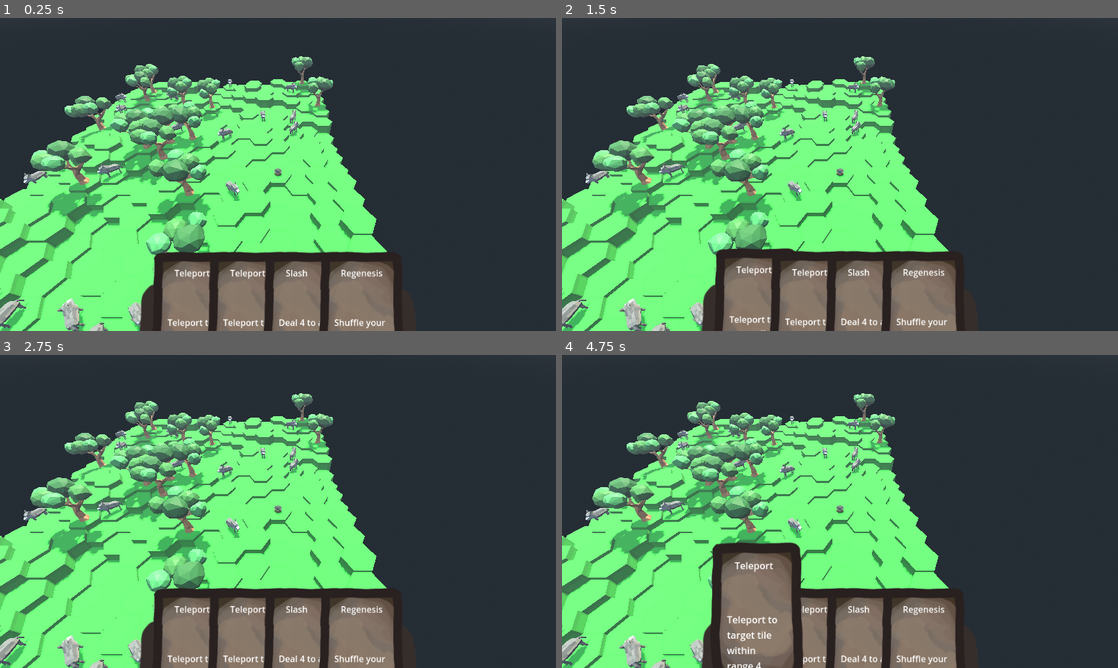
Above: before the commit, frames 1-4 (two rows, left to right).
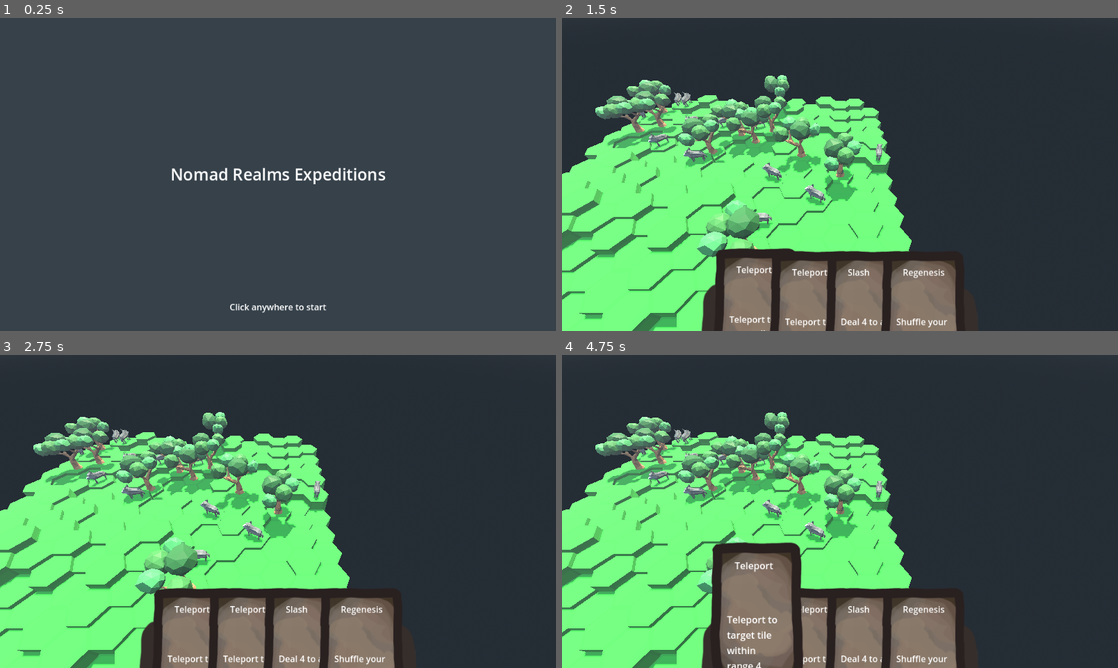
Above: after the commit, the same moments.

Repository: Boyquotes/nomad-realms-expeditions
Game: Godot game, scene res://Scenes/UI/main_menu.tscn
Same seed, same stepped clock (60 frames per second), same inputs: the game is played once before the commit and once after it. Before the commit the project starts from res://NREGameContext.tscn.
Inputs (mouse positions are in pixels of both pictures, inside the frame that each line leads up to):
- Up to frame 1 (0.25 s): no input
- Up to frame 2 (1.5 s): tap Enter at 0.5 s; drag from (840, 136) to (756, 315) at 0.52 s; drag from (728, 190) to (840, 136) at 1.27 s
- Up to frame 3 (2.75 s): tap Space at 2 s; move the mouse to (333, 442) at 2.02 s; click (333, 442) at 2.1 s
- Up to frame 4 (4.75 s): tap Enter at 2.75, 4.25 s; drag from (812, 574) to (840, 489) at 2.77 s; tap Space at 3.5 s; move the mouse to (1006, 558) at 3.52 s; click (1006, 558) at 3.6 s; drag from (673, 464) to (756, 652) at 4.27 s

The runs differ from the first frame. In frame 1, 48% of the frame differs, in the area x 0-75%, y 12-100%; in frame 2, 22%; in frame 3, 22%; in frame 4, 20%.

Commit message:
Make main menu transition to game

Diff:
--- a/Scenes/UI/main_menu.gd
+++ b/Scenes/UI/main_menu.gd
@@ -1,8 +1,12 @@
 extends Control
+
+@export var game_scene: PackedScene
+
+@onready var click_to_start_label: Label = $ClickToStartLabel
 
 func _unhandled_input(event):
 	if event is InputEventMouseButton:
 		var mouse_button_event: InputEventMouseButton = event
 		if mouse_button_event.button_index == MOUSE_BUTTON_LEFT:
-			# TODO: transition to game
-			pass
+			queue_free()
+			get_tree().root.add_child(game_scene.instantiate())
--- a/Scenes/UI/main_menu.tscn
+++ b/Scenes/UI/main_menu.tscn
@@ -1,16 +1,23 @@
-[gd_scene load_steps=3 format=3 uid="uid://du4a36xbk35oh"]
+[gd_scene load_steps=5 format=3 uid="uid://du4a36xbk35oh"]
 
 [ext_resource type="Script" path="res://Scenes/UI/main_menu.gd" id="1_m6sei"]
+[ext_resource type="PackedScene" uid="uid://dnjlxryq35dya" path="res://NREGameContext.tscn" id="2_2rgn7"]
 
 [sub_resource type="LabelSettings" id="LabelSettings_3t18a"]
 font_size = 30
+
+[sub_resource type="LabelSettings" id="LabelSettings_h1ges"]
 
 [node name="MainMenu" type="Control"]
 layout_mode = 3
 anchors_preset = 15
 anchor_right = 1.0
 anchor_bottom = 1.0
+grow_horizontal = 2
+grow_vertical = 2
+mouse_filter = 1
 script = ExtResource("1_m6sei")
+game_scene = ExtResource("2_2rgn7")
 
 [node name="Background" type="ColorRect" parent="."]
 layout_mode = 1
@@ -19,9 +26,27 @@
 anchor_bottom = 1.0
 grow_horizontal = 2
 grow_vertical = 2
+mouse_filter = 1
 color = Color(0.211765, 0.254902, 0.290196, 1)
 
-[node name="Label" type="Label" parent="."]
+[node name="Title" type="Label" parent="."]
+layout_mode = 1
+anchors_preset = 8
+anchor_left = 0.5
+anchor_top = 0.5
+anchor_right = 0.5
+anchor_bottom = 0.5
+offset_left = -198.5
+offset_top = -22.5
+offset_right = 198.5
+offset_bottom = 22.5
+grow_horizontal = 2
+grow_vertical = 2
+mouse_filter = 1
+text = "Nomad Realms Expeditions"
+label_settings = SubResource("LabelSettings_3t18a")
+
+[node name="ClickToStartLabel" type="Label" parent="."]
 layout_mode = 1
 anchors_preset = 7
 anchor_left = 0.5
@@ -34,20 +59,6 @@
 offset_bottom = -30.0
 grow_horizontal = 2
 grow_vertical = 0
+mouse_filter = 1
 text = "Click anywhere to start"
-
-[node name="Label2" type="Label" parent="."]
-layout_mode = 1
-anchors_preset = 8
-anchor_left = 0.5
-anchor_top = 0.5
-anchor_right = 0.5
-anchor_bottom = 0.5
-offset_left = -198.5
-offset_top = -22.5
-offset_right = 198.5
-offset_bottom = 22.5
-grow_horizontal = 2
-grow_vertical = 2
-text = "Nomad Realms Expeditions"
-label_settings = SubResource("LabelSettings_3t18a")
+label_settings = SubResource("LabelSettings_h1ges")
--- a/project.godot
+++ b/project.godot
@@ -225,7 +225,7 @@
 [application]
 
 config/name="Nomad Realms Expeditions"
-run/main_scene="res://NREGameContext.tscn"
+run/main_scene="res://Scenes/UI/main_menu.tscn"
 config/features=PackedStringArray("4.0")
 boot_splash/show_image=false
 config/icon="res://icon.png"
